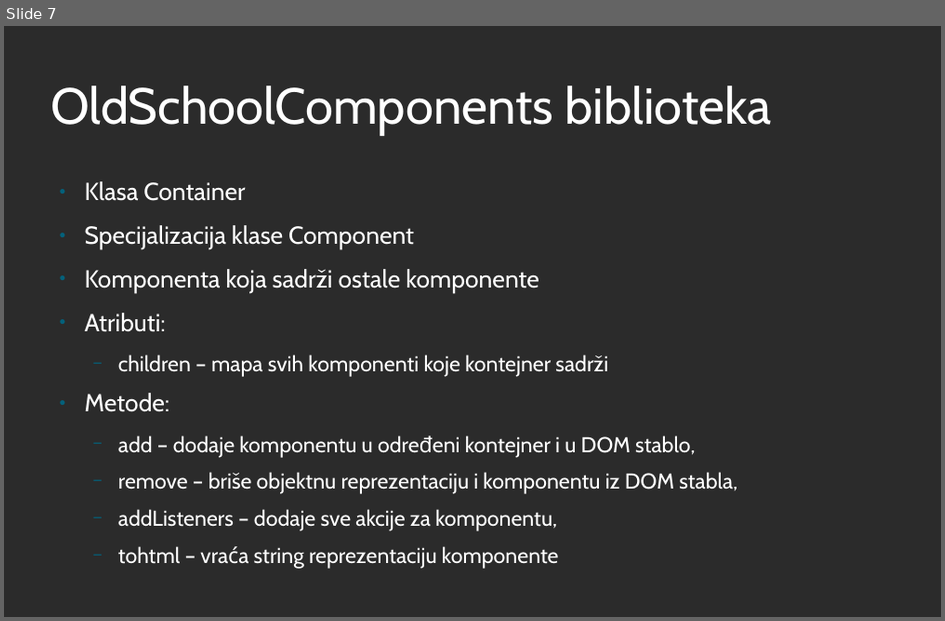
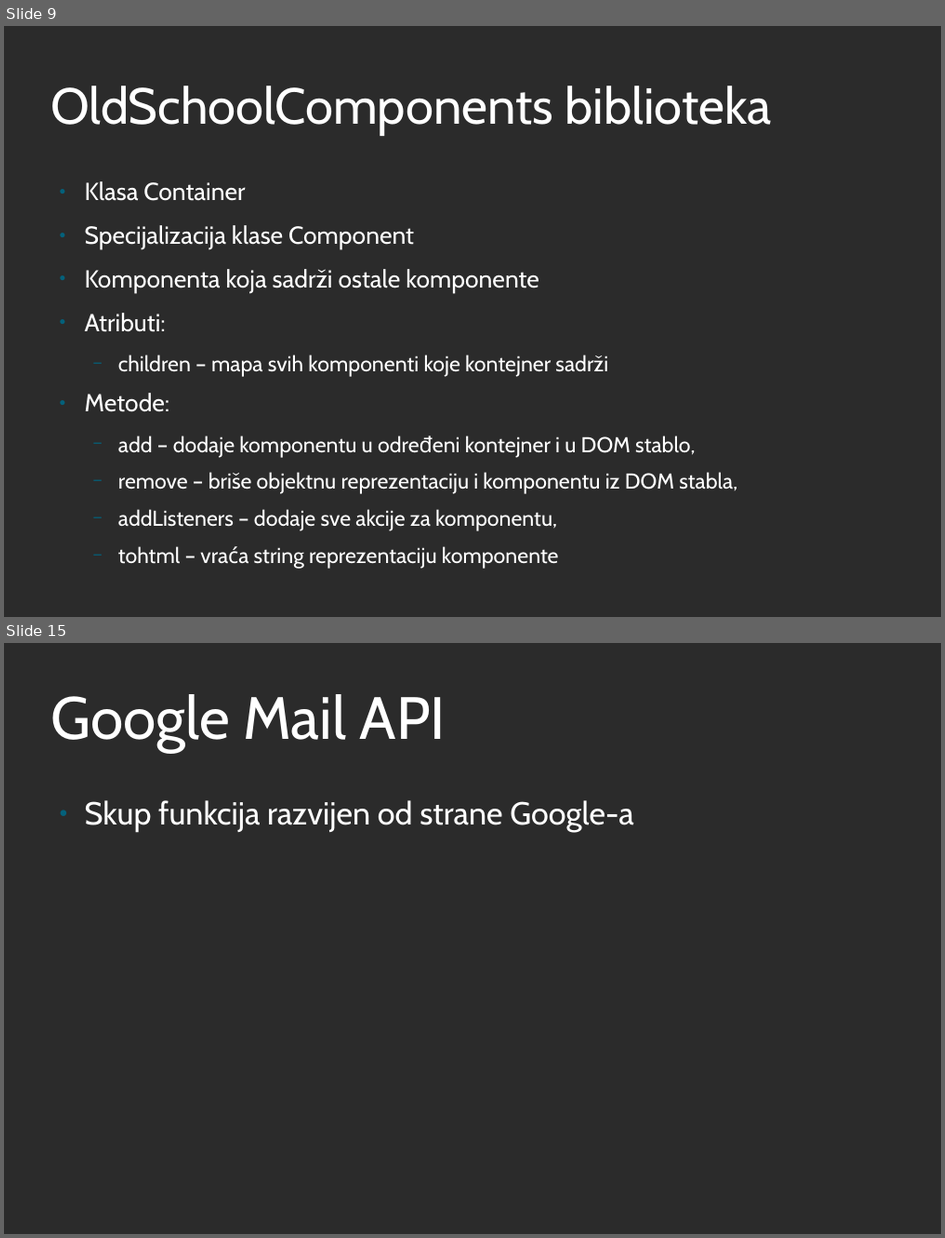
Before and after one commit to iv17/MScThesis, a slide deck: IvanaSavinPresentation.odp. Shown one above the other, each under a label of ours: slide 7 before the commit, slides 9 and 15 after it; the slides between them are not shown. The pictures are 945x621 and 945x1238 pixels, drawn with LibreOffice and Linux fonts; fonts in the diff are those of the drawing; background and template pictures are left out; a plain dark background stands for a picture behind light text. Boxes give left, top, right and bottom in pixels: in the first picture for what was removed or moved away, otherwise in the second. Text is boxed around its words. In the diff, an @@ line names an element or a change of style, - is before the commit and + after.

```diff
--- a/IvanaSavinPresentation.odp
+++ b/IvanaSavinPresentation.odp
@@ slide 15 added at (4,643,941,1234), background picture (left out) @@
@@ title added at (50,694,446,753), 60 pt, text #FFFFFF @@
+Google Mail API
@@ text added at (85,800,635,831), 32 pt, text #FFFFFF @@
+● Skup funkcija razvijen od strane Google-a
@@ what was slide 7 is now slide 9 @@
```
Also in this commit, not shown: 7 other slides added, 1 slide removed, 1 other file.
